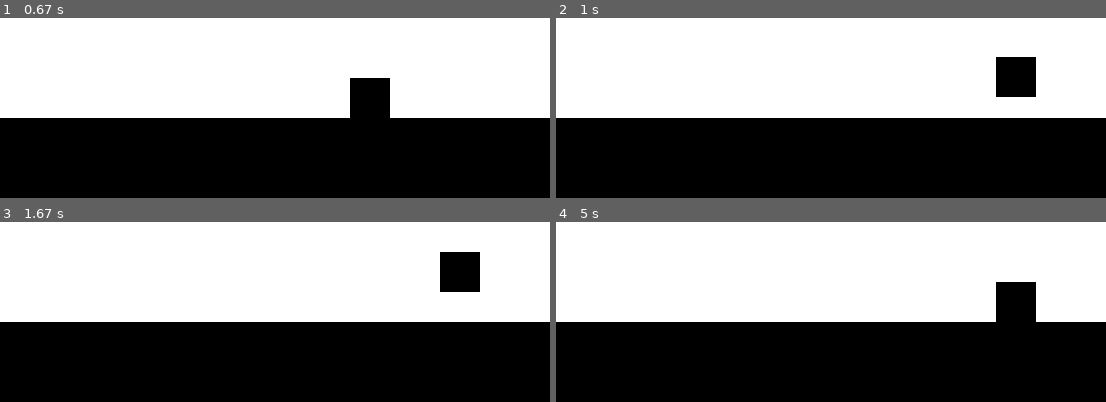
Above: before the commit, frames 1-4 (two rows, left to right).
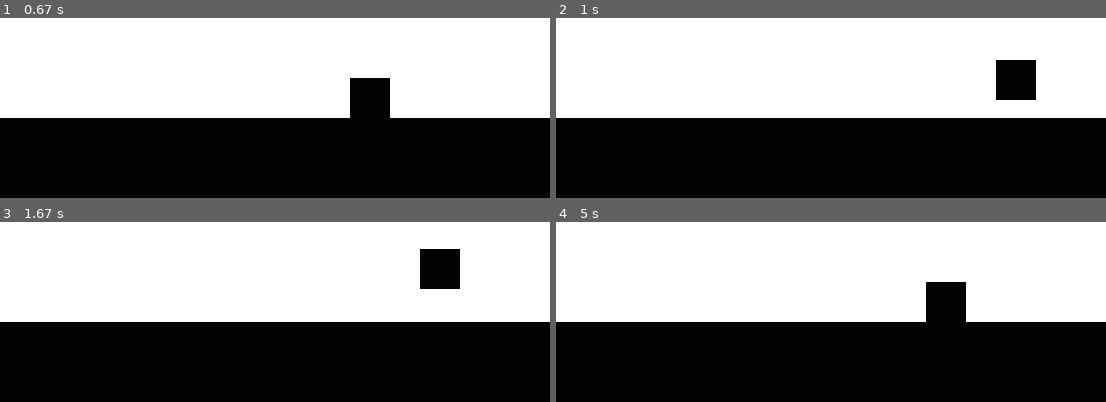
Above: after the commit, the same moments.

Repository: emilykrohn/pygamePlatformer
Game: pygame game, started from main.py
The game is run twice, just before and just after one commit, with the same random seed, the same clock (stepped at 60 frames per second) and the same inputs.
Inputs:
- Up to frame 1 (0.67 s): hold D from 0.33 s (still down)
- Up to frame 2 (1 s): release D at 0.8 s; hold D from 0.83 s (still down); tap Space at 0.9 s
- Up to frame 3 (1.67 s): tap Space at 1.2, 1.4 s; release D at 1.3 s; hold A from 1.33 s (still down)
- Up to frame 4 (5 s): tap Space at 1.7, 1.97, 2.27, 2.4, 2.7, 3.07, 3.37, 3.57, 3.87, 4.07, 4.37, 4.57, 4.87 s; release A at 1.87 s; hold A 1.9-2.3 s; hold D 2.33-2.97 s; hold A 3-3.47 s; hold D 3.5-3.97 s; hold D 4-4.47 s; hold A from 4.5 s (still down)

Frame 1 is identical in both runs. In frame 2, 0.2% of the frame differs, in the area x 80-88%, y 21-46%; in frame 3, 1.7%; in frame 4, 3.2%, in the area x 67-88%, y 33-56%.

Commit message:
Add player boundaries to left and right side of screen

Diff:
--- a/main.py
+++ b/main.py
@@ -40,9 +40,9 @@
 
     def move(self):
         key = pygame.key.get_pressed()
-        if key[pygame.K_a]:
+        if key[pygame.K_a] and self.Rect.left >= 0: # Prevents the player from going offscreen to the left
             self.Rect.move_ip(-PLAYER_SPEED, 0)
-        if key[pygame.K_d]:
+        if key[pygame.K_d] and self.Rect.right <= SCREEN_WIDTH:
             self.Rect.move_ip(PLAYER_SPEED, 0)
 
     def draw(self, surface):
@@ -69,10 +69,16 @@
         if event.type == QUIT:
             pygame.quit()
             sys.exit()
-    player.jump()
+
+    # Draws game objects
     DISPLAYSURF.fill(WHITE)
     pygame.draw.rect(DISPLAYSURF, BLACK, ground)
     player.draw(DISPLAYSURF)
+
+    # Player actions
     player.move()
+    player.jump()
+
+    # Displays all updates the the game state
     pygame.display.update()
     FramesPerSec.tick(FPS) # Puts a limit on how many FPS
